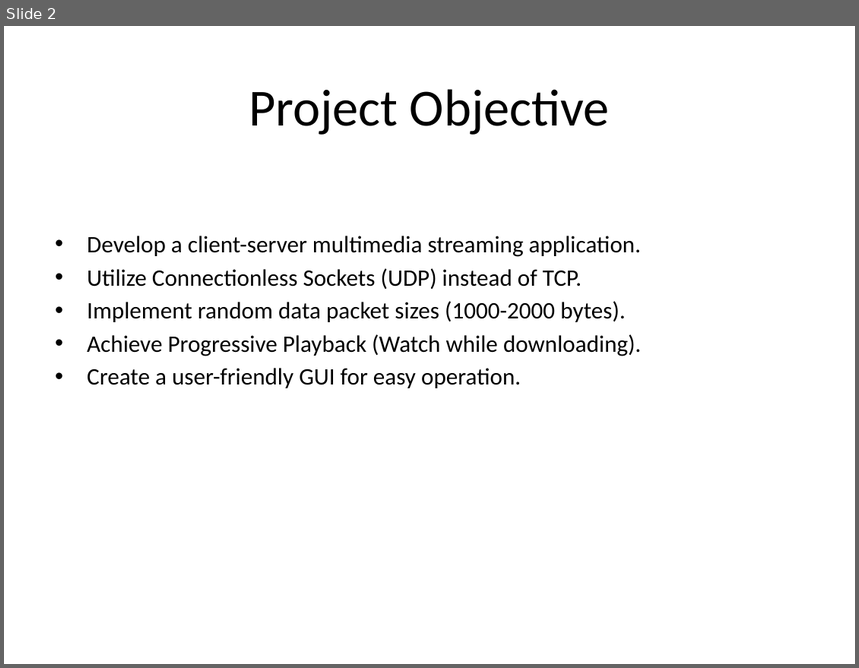
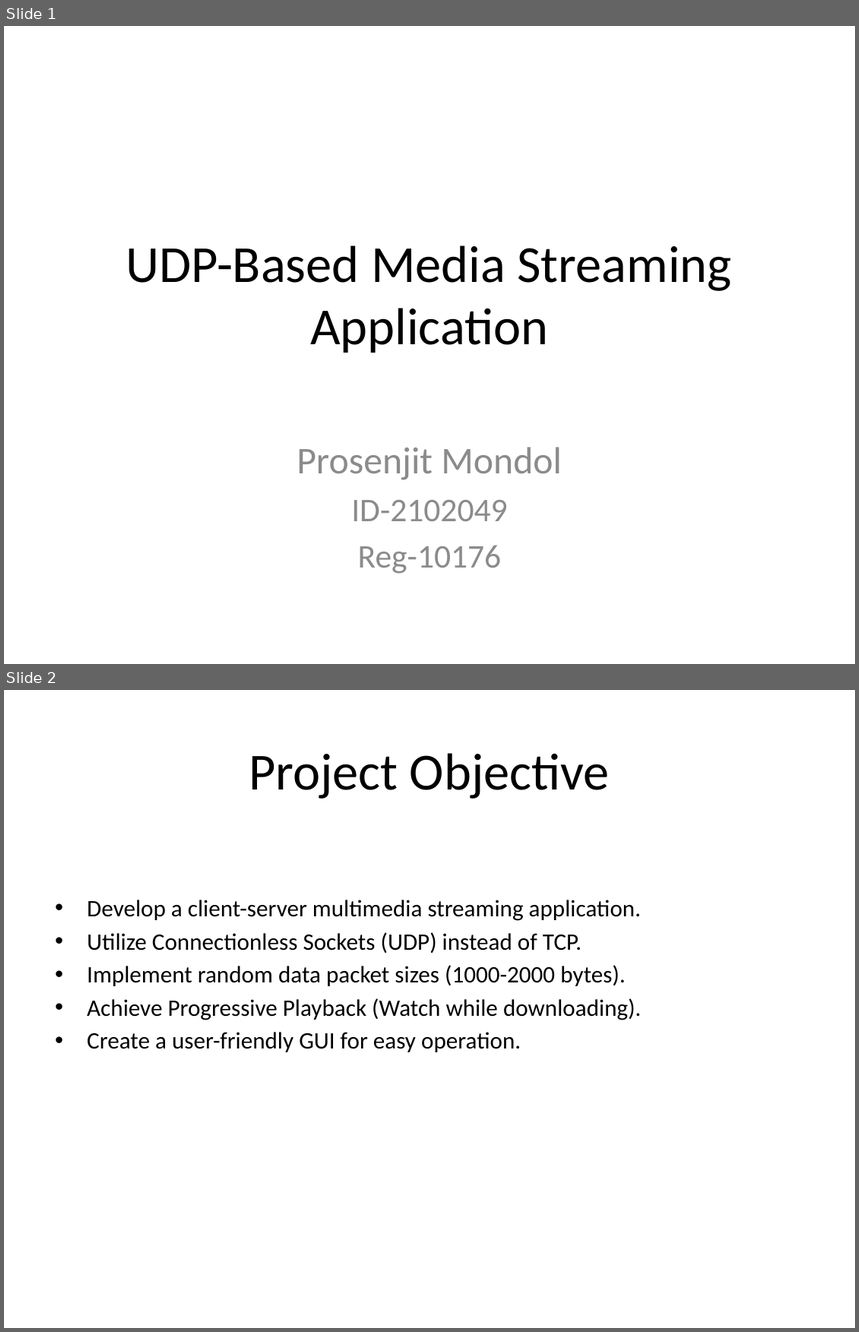
Before and after one commit to pronad1/Academic_PSTU_CSE, a slide deck: 5th Semester/ma'am assignment/streaming_GUI/Final_Project_Presentation.pptx. Shown one above the other, each under a label of ours: slide 2 before the commit, slides 1 and 2 after it. The pictures are 859x668 and 859x1332 pixels, drawn with LibreOffice and Linux fonts; fonts in the diff are those of the drawing. Boxes give left, top, right and bottom in pixels: in the first picture for what was removed or moved away, otherwise in the second. Text is boxed around its words. In the diff, an @@ line names an element or a change of style, - is before the commit and + after.

```diff
--- a/5th Semester/ma'am assignment/streaming_GUI/Final_Project_Presentation.pptx
+++ b/5th Semester/ma'am assignment/streaming_GUI/Final_Project_Presentation.pptx
@@ slide 1 added at bbox=[4, 26, 855, 664], background #FFFFFF @@
@@ title added at bbox=[126, 246, 731, 353], 44 pt, text #000000 @@
+UDP-Based Media Streaming Application
@@ subtitle added at bbox=[297, 447, 562, 574], 28 pt, text #8C8C8C @@
+Prosenjit Mondol
+ID-2102049
+Reg-10176
```
Also in this commit, not shown: 1 slide changed, 1 slide removed.
